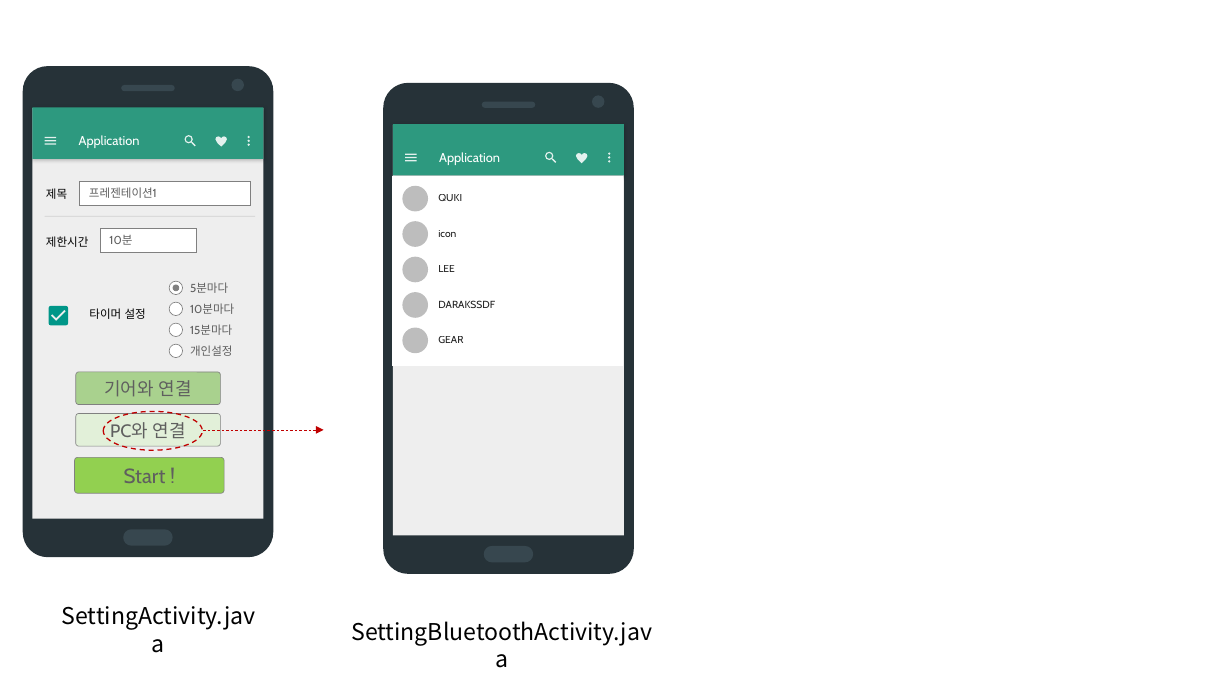
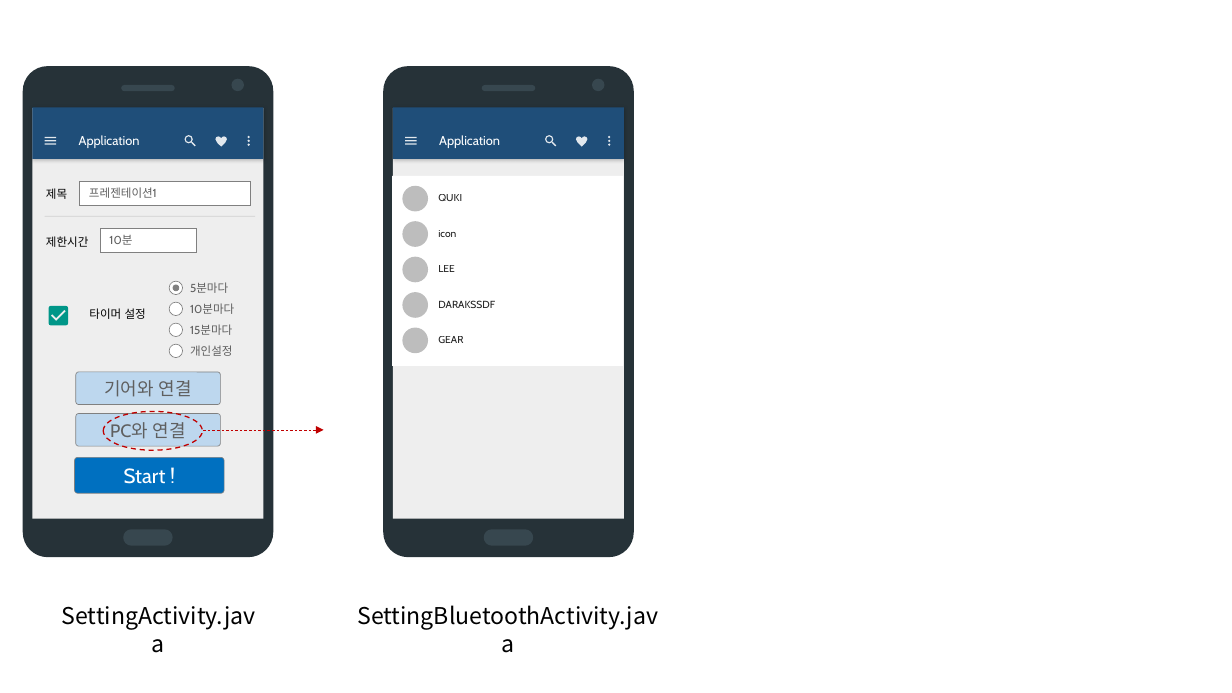
Before and after one commit to quki/PREZENTAINER, a slide deck: slide 4 of 스토리보드.pptx (slide 3 before the commit). Drawn at 1232x693 pixels with LibreOffice and Linux fonts; fonts in the diff are those of the drawing. Boxes give left, top, right and bottom in pixels: in the first picture for what was removed or moved away, otherwise in the second. Text is boxed around its words. In the diff, an @@ line names an element or a change of style, - is before the commit and + after.

```diff
--- a/스토리보드.pptx
+++ b/스토리보드.pptx
@@ rectangle "Application" at box(32, 107, 263, 159): fill #2D997F to #1F4E79 @@
@@ rectangle "Application" at box(393, 107, 624, 159): fill #2D997F to #1F4E79 @@
@@ 7 freeform shapes, 2 rectangles, 1 ellipse: place and size @@
-7 freeform shapes, 2 rectangles, 1 ellipse at box(384, 83, 634, 574)
+7 freeform shapes, 2 rectangles, 1 ellipse at box(384, 67, 634, 557)
@@ rounded rectangle "기어와 연결" at box(76, 372, 220, 405): fill #A9D18E to #BDD7EE @@
@@ rounded rectangle "PC와 연결" at box(76, 414, 220, 446): fill #E2F0D9 to #BDD7EE @@
@@ rounded rectangle "Start !" at box(75, 457, 225, 494): text colour #5F5F5F to #FFFFFF; fill #92D050 to #0070C0 @@
@@ text "SettingBluetoothActivity.java": place and size @@
-text "SettingBluetoothActivity.java" at box(351, 621, 652, 645)
+text "SettingBluetoothActivity.java" at box(357, 605, 658, 630)
```
Also in this commit, not shown: 7 other slides changed, 1 slide added, 57 other files.
